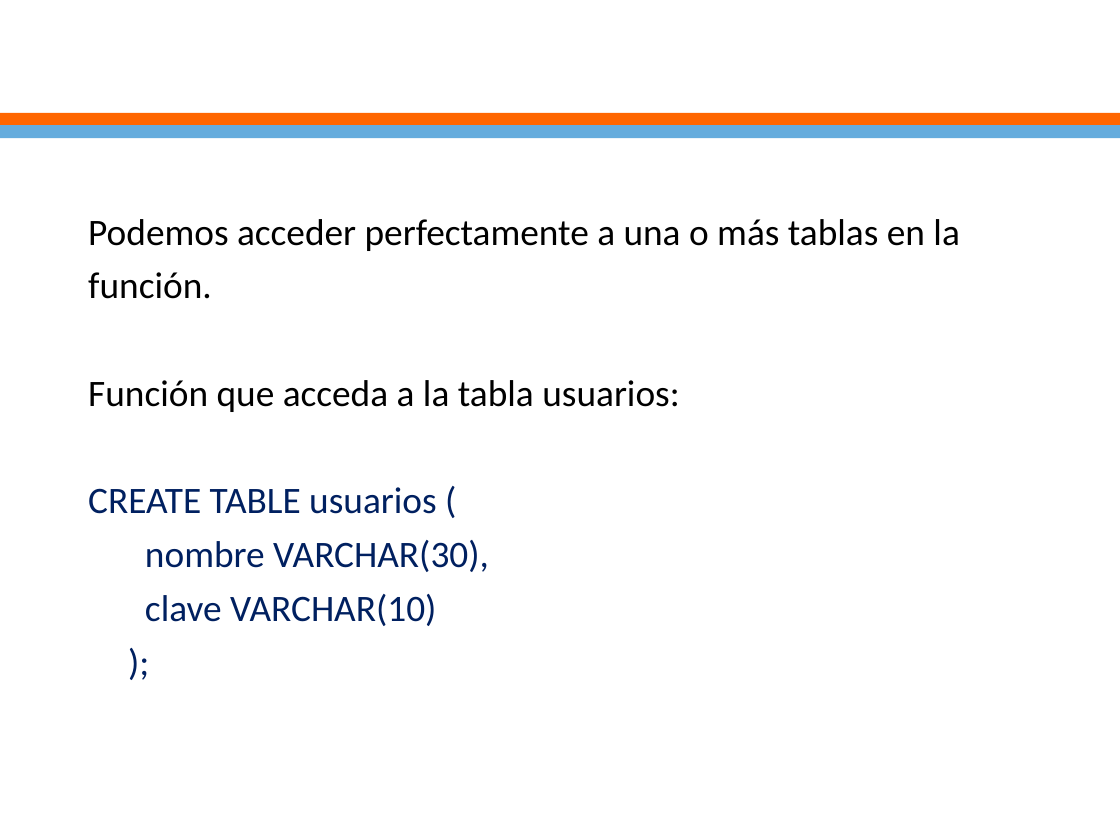
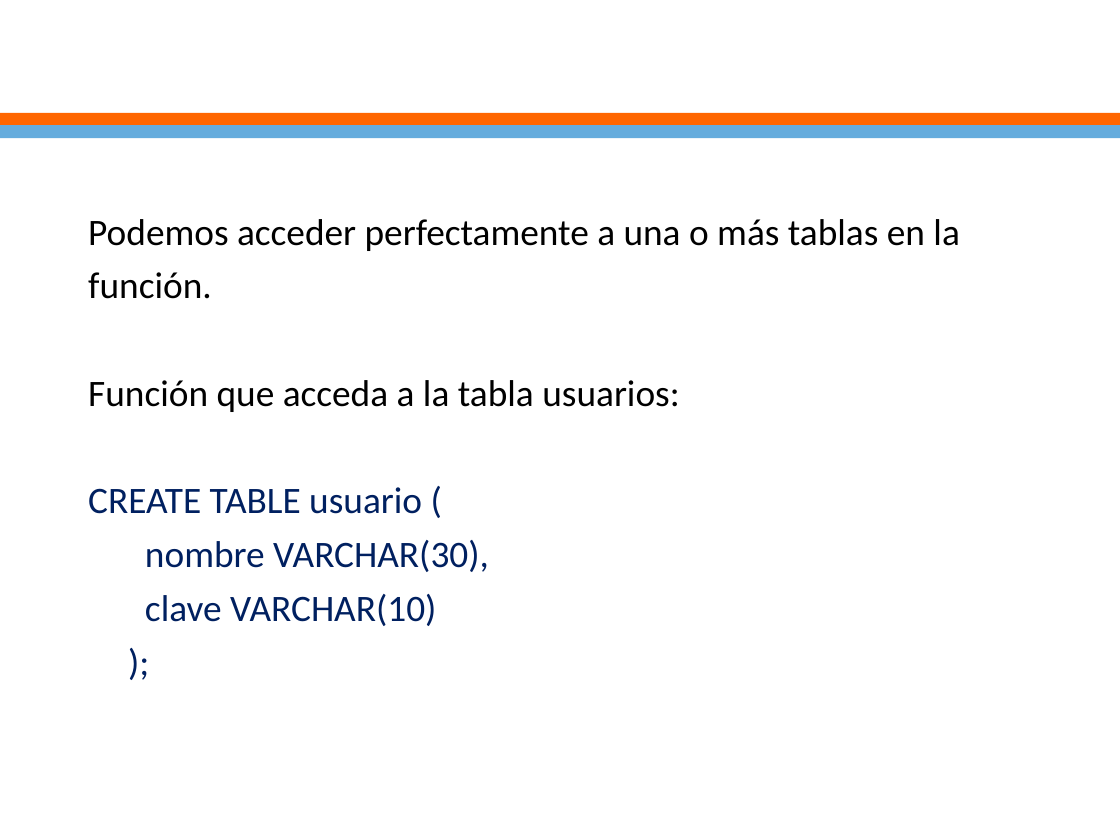
Before and after one commit to ejimenezdelgado/aplica_db_miercoles_2_2019, a slide deck: slide 13 of Clase 8/clase8.pptx. Drawn at 1120x840 pixels with LibreOffice and Linux fonts; fonts in the diff are those of the drawing; background and template pictures are left out. Boxes give left, top, right and bottom in pixels: in the first picture for what was removed or moved away, otherwise in the second. Text is boxed around its words. In the diff, an @@ line names an element or a change of style, - is before the commit and + after.

```diff
--- a/Clase 8/clase8.pptx
+++ b/Clase 8/clase8.pptx
@@ text at box(88, 487, 489, 626): text changed @@
-CREATE TABLE usuarios (
-nombre VARCHAR(30),
-clave VARCHAR(10)
-);
+CREATE TABLE usuario (
+nombre VARCHAR(30),
+clave VARCHAR(10)
+);
```
Also in this commit, not shown: 2 other slides changed, 1 other file.
